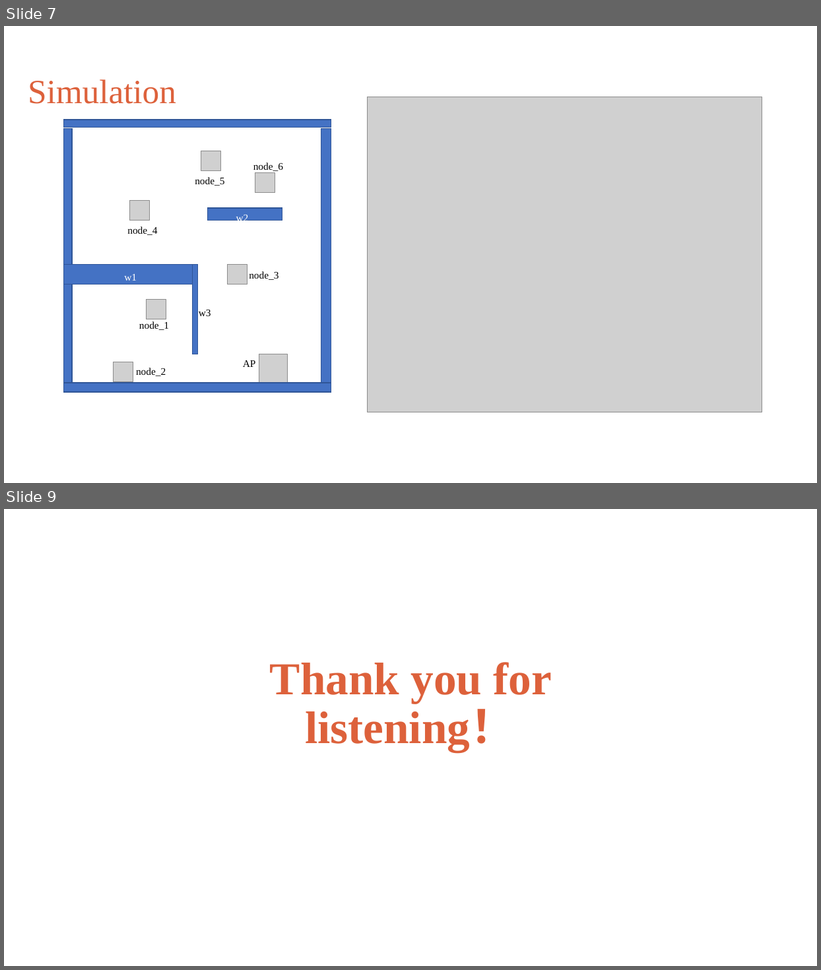
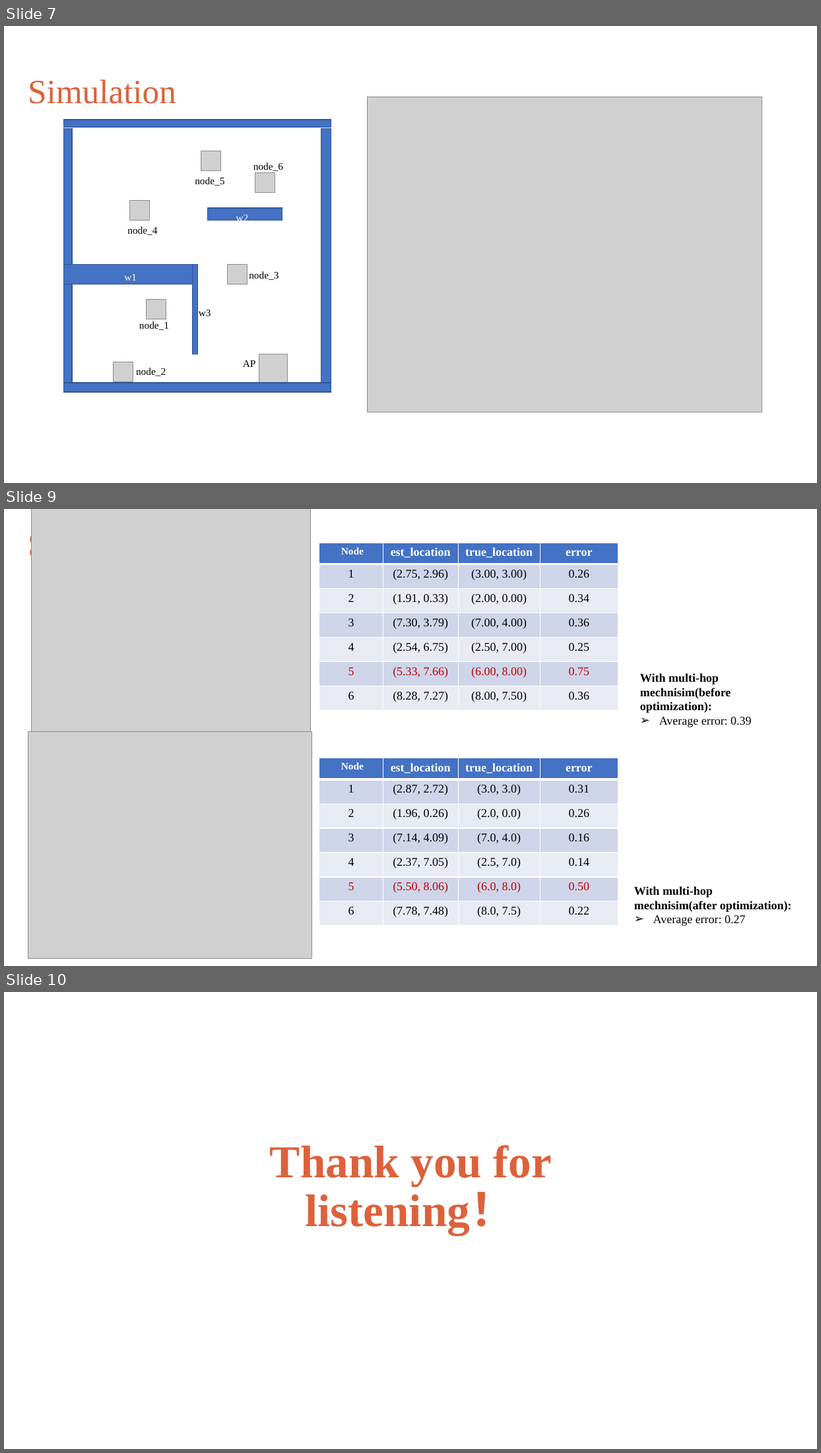
Before and after one commit to Evildes000/ai4csi, a slide deck: multihop_location.pptx. Shown one above the other, each under a label of ours: slides 7 and 9 before the commit, slides 7, 9 and 10 after it; the slides between them are not shown. The pictures are 821x970 and 821x1453 pixels, drawn with LibreOffice and Linux fonts; fonts in the diff are those of the drawing; grey boxes stand for pictures; background and template pictures are left out. Boxes give left, top, right and bottom in pixels: in the first picture for what was removed or moved away, otherwise in the second. Text is boxed around its words. In the diff, an @@ line names an element or a change of style, - is before the commit and + after.

```diff
--- a/multihop_location.pptx
+++ b/multihop_location.pptx
@@ slide 9 added at box(4, 509, 817, 966), background picture (left out); not listed: 1 template element that a slide beside it also shows @@
@@ picture added at box(32, 509, 310, 732) @@
@@ text added at box(28, 529, 176, 563), 40 pt, text #DD613B @@
+Simulation
@@ table added at box(319, 543, 618, 710), 7 rows, 4 columns @@
+Node | est_location | true_location | error
+1 | (2.75, 2.96) | (3.00, 3.00) | 0.26
+2 | (1.91, 0.33) | (2.00, 0.00) | 0.34
+3 | (7.30, 3.79) | (7.00, 4.00) | 0.36
+4 | (2.54, 6.75) | (2.50, 7.00) | 0.25
+5 | (5.33, 7.66) | (6.00, 8.00) | 0.75
+6 | (8.28, 7.27) | (8.00, 7.50) | 0.36
@@ text added at box(640, 673, 751, 727), 14 pt, text #000000, bold @@
+With multi-hop mechnisim(before optimization):
+➢ Average error: 0.39
@@ picture added at box(28, 732, 312, 959) @@
@@ table added at box(319, 758, 618, 926), 7 rows, 4 columns @@
+Node | est_location | true_location | error
+1 | (2.87, 2.72) | (3.0, 3.0) | 0.31
+2 | (1.96, 0.26) | (2.0, 0.0) | 0.26
+3 | (7.14, 4.09) | (7.0, 4.0) | 0.16
+4 | (2.37, 7.05) | (2.5, 7.0) | 0.14
+5 | (5.50, 8.06) | (6.0, 8.0) | 0.50
+6 | (7.78, 7.48) | (8.0, 7.5) | 0.22
@@ text added at box(634, 887, 792, 926), 14 pt, text #000000, bold @@
+With multi-hop mechnisim(after optimization):
+➢ Average error: 0.27
@@ what was slide 9 is now slide 10 @@
```
Also in this commit, not shown: 1 slide changed.
